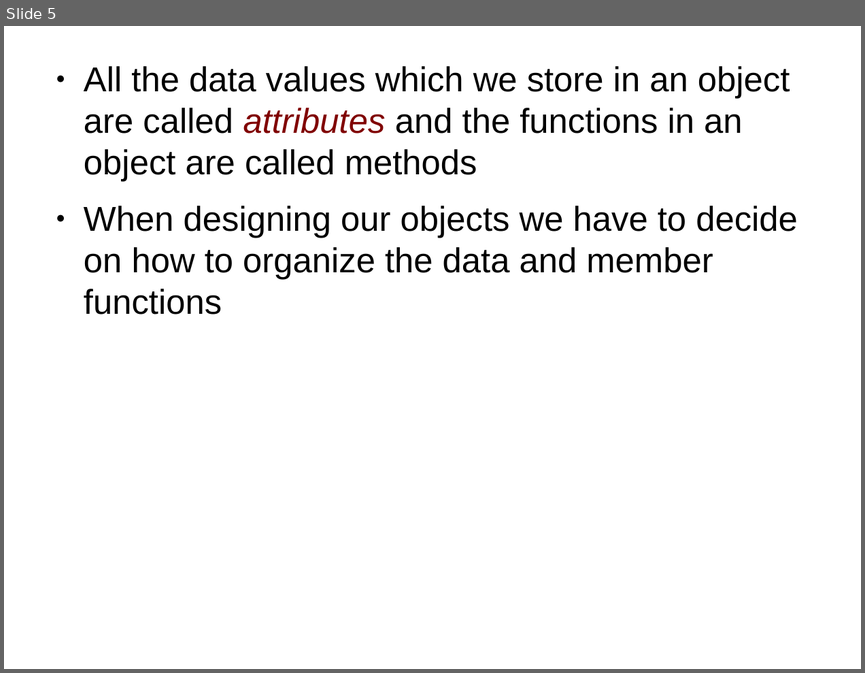
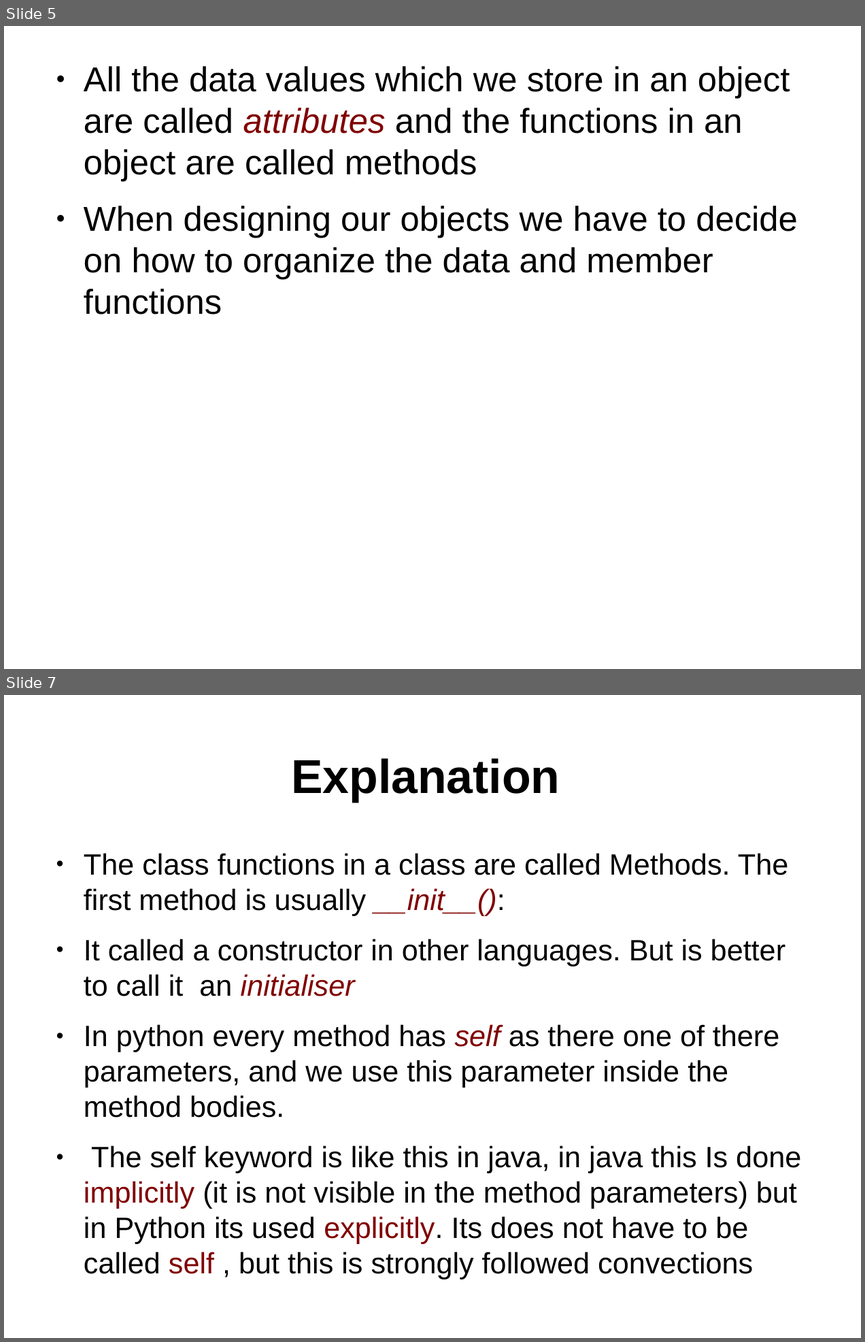
Before and after one commit to Austin0077/mmu_PythonBootcamp, a slide deck: notes/oop_python.odp. Shown one above the other, each under a label of ours: slide 5 before the commit, slides 5 and 7 after it; the slides between them are not shown. The pictures are 865x673 and 865x1342 pixels, drawn with LibreOffice and Linux fonts; fonts in the diff are those of the drawing. Boxes give left, top, right and bottom in pixels: in the first picture for what was removed or moved away, otherwise in the second. Text is boxed around its words. In the diff, an @@ line names an element or a change of style, - is before the commit and + after.

```diff
--- a/notes/oop_python.odp
+++ b/notes/oop_python.odp
@@ slide 7 added at (4, 695, 861, 1338), background #FFFFFF @@
@@ title added at (291, 758, 560, 802), 44 pt, text #000000, bold @@
+Explanation
@@ text added at (84, 853, 801, 1278), 27.2 pt, text #000000 @@
+● The class functions in a class are called Methods. The first method is usually __init__():
+● It called a constructor in other languages. But is better to call it an initialiser
+● In python every method has self as there one of there parameters, and we use this parameter inside the method bodies.
+● The self keyword is like this in java, in java this Is done implicitly (it is not visible in the method parameters) but in Python its used explicitly. Its does not have to be called self , but this is strongly followed convections
```
Also in this commit, not shown: 2 slides changed, 3 other slides added, 1 slide removed, 2 other files.
